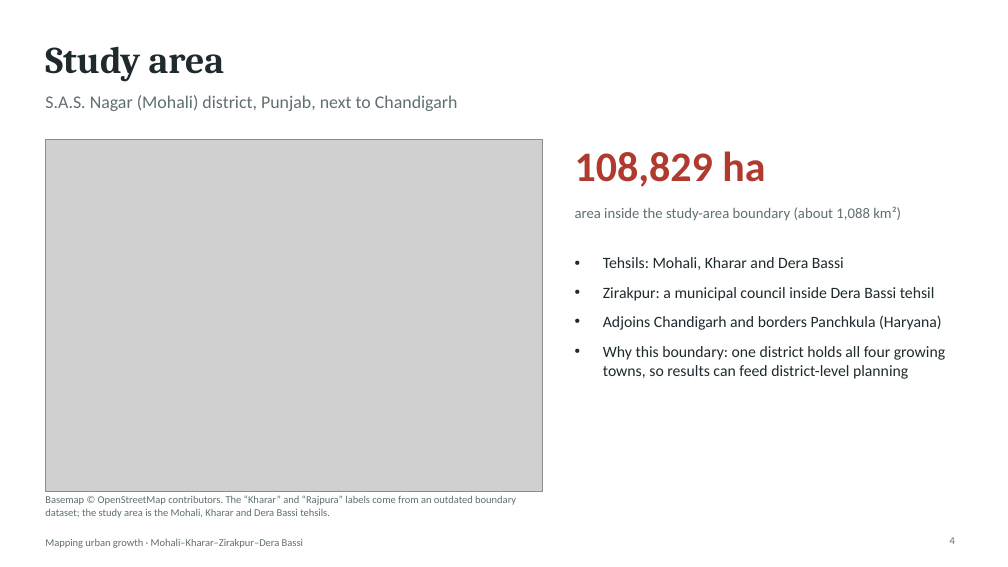
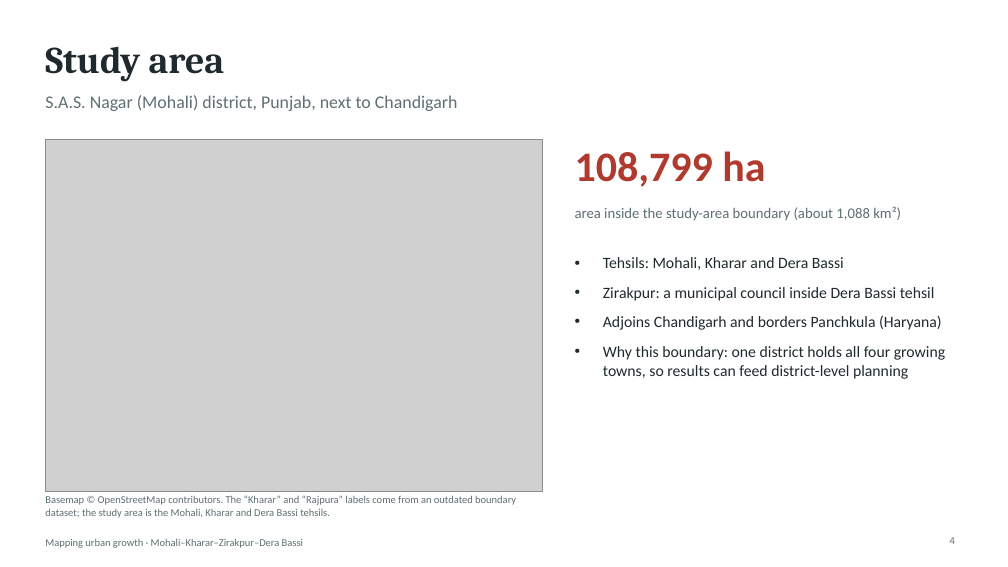
Before and after one commit to SharmaAbhimanyueco/Supriyaaanya, a slide deck: slide 4 of slides/Urban_Growth_Mohali_slides.pptx. Drawn at 1008x567 pixels with LibreOffice and Linux fonts; fonts in the diff are those of the drawing; grey boxes stand for pictures. Boxes give left, top, right and bottom in pixels: in the first picture for what was removed or moved away, otherwise in the second. Text is boxed around its words. In the diff, an @@ line names an element or a change of style, - is before the commit and + after.

```diff
--- a/slides/Urban_Growth_Mohali_slides.pptx
+++ b/slides/Urban_Growth_Mohali_slides.pptx
@@ text at [575,151,765,187]: text changed @@
-108,829 ha
+108,799 ha
```
Also in this commit, not shown: 13 other slides changed, 8 slides added, 1 slide removed, 37 other files.
